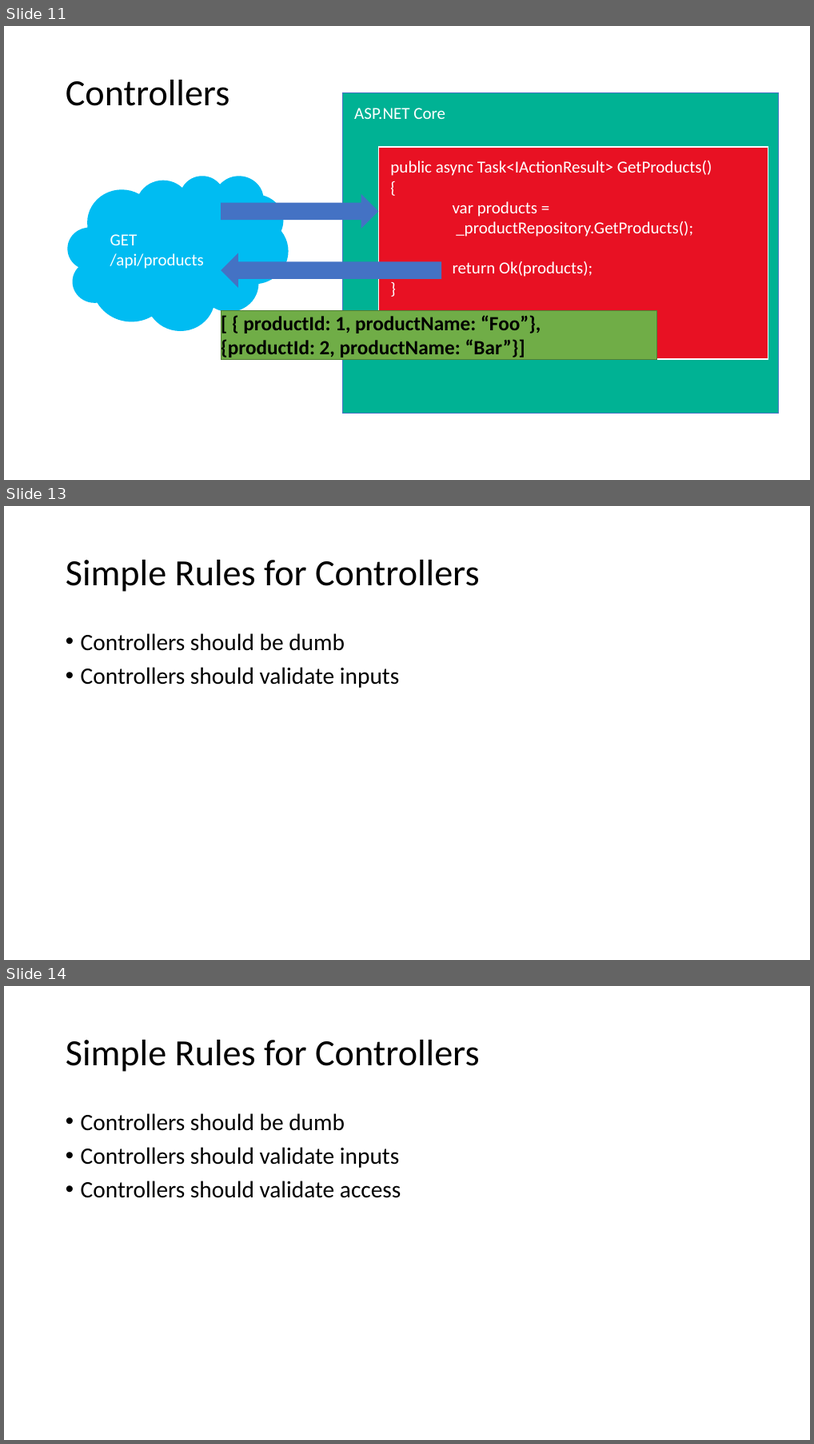
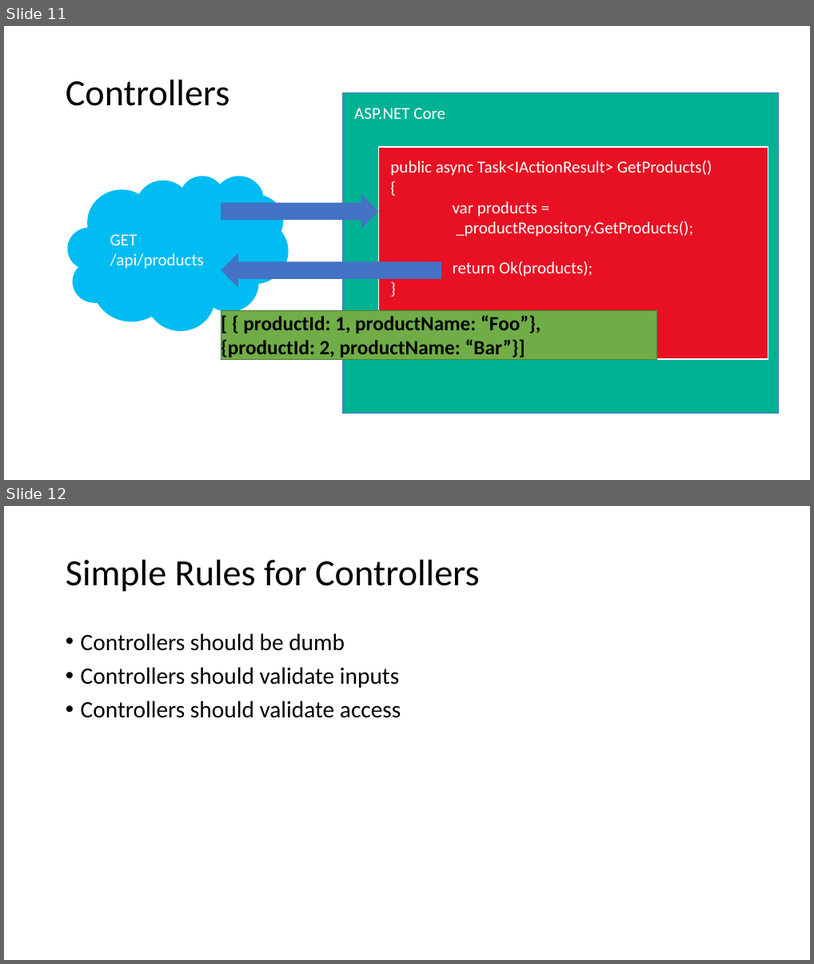
Before and after one commit to 1kevgriff/Workshop-SPA-with-ASPNETCORE-VueJS, a slide deck: Slides/6_ASPNET Core.pptx. Shown one above the other, each under a label of ours: slides 11, 13 and 14 before the commit, slides 11 and 12 after it; the slides between them are not shown. The pictures are 814x1444 and 814x964 pixels, drawn with LibreOffice and Linux fonts; fonts in the diff are those of the drawing. Boxes give left, top, right and bottom in pixels: in the first picture for what was removed or moved away, otherwise in the second. Text is boxed around its words. In the diff, an @@ line names an element or a change of style, - is before the commit and + after.

```diff
--- a/Slides/6_ASPNET Core.pptx
+++ b/Slides/6_ASPNET Core.pptx
@@ slide 13 removed at [4, 506, 810, 960], background #FFFFFF @@
@@ title removed at [66, 560, 480, 592] @@
-Simple Rules for Controllers
@@ text removed at [81, 633, 399, 688] @@
-• Controllers should be dumb
-• Controllers should validate inputs
@@ what was slide 14 is now slide 12 @@
```
Also in this commit, not shown: 1 other slide removed, 1 other file.
